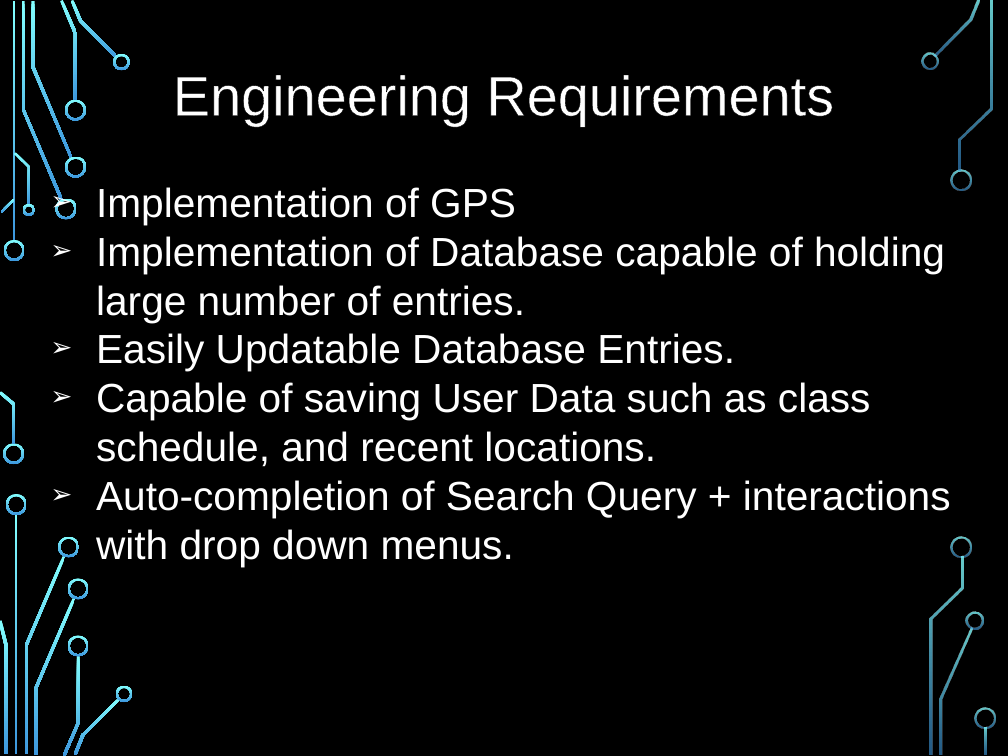
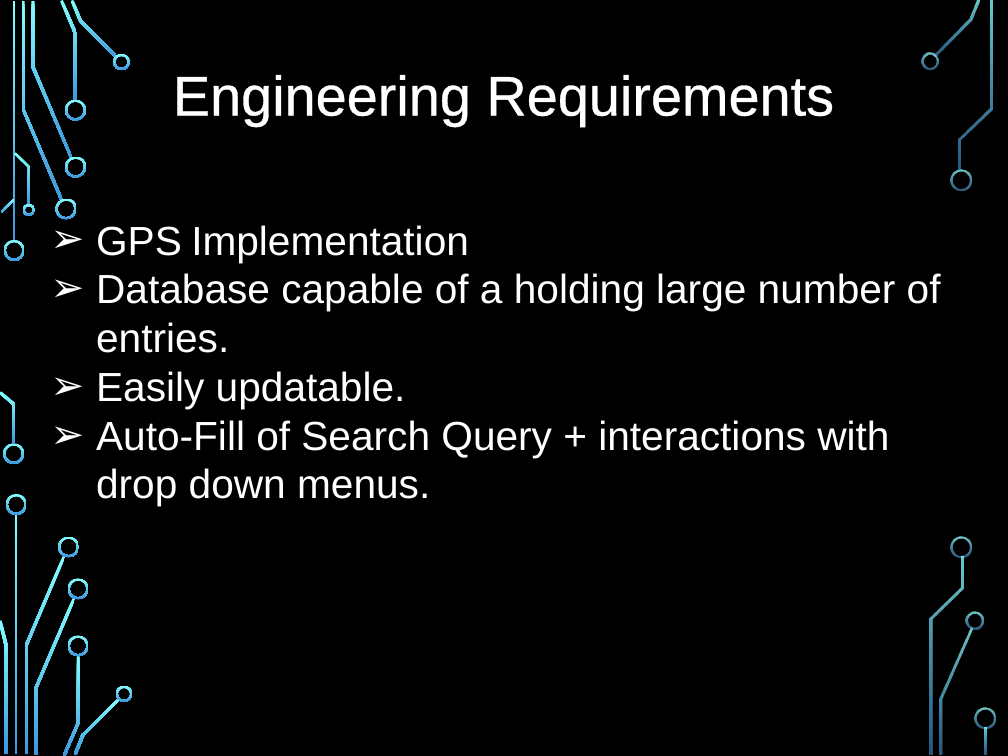
Before and after one commit to jaap15/UAH_APP, a slide deck: slide 7 of CPE495 Slides.pptx (slide 8 before the commit). Drawn at 1008x756 pixels with LibreOffice and Linux fonts; fonts in the diff are those of the drawing; background and template pictures are left out. Boxes give left, top, right and bottom in pixels: in the first picture for what was removed or moved away, otherwise in the second. Text is boxed around its words. In the diff, an @@ line names an element or a change of style, - is before the commit and + after.

```diff
--- a/CPE495 Slides.pptx
+++ b/CPE495 Slides.pptx
@@ text "Engineering Requirements" at [173, 75, 834, 125]: letter outline #000000 0.75 pt to #FFFFFF 0.75 pt @@
@@ text at [96, 225, 941, 506]: text changed @@
-➢ Implementation of GPS
-➢ Implementation of Database capable of holding large number of entries.
-➢ Easily Updatable Database Entries.
-➢ Capable of saving User Data such as class schedule, and recent locations.
-➢ Auto-completion of Search Query + interactions with drop down menus.
+➢ GPS Implementation
+➢ Database capable of a holding large number of entries.
+➢ Easily updatable.
+➢ Auto-Fill of Search Query + interactions with drop down menus.
```
Also in this commit, not shown: 17 other slides changed, 3 slides added, 4 slides removed.
